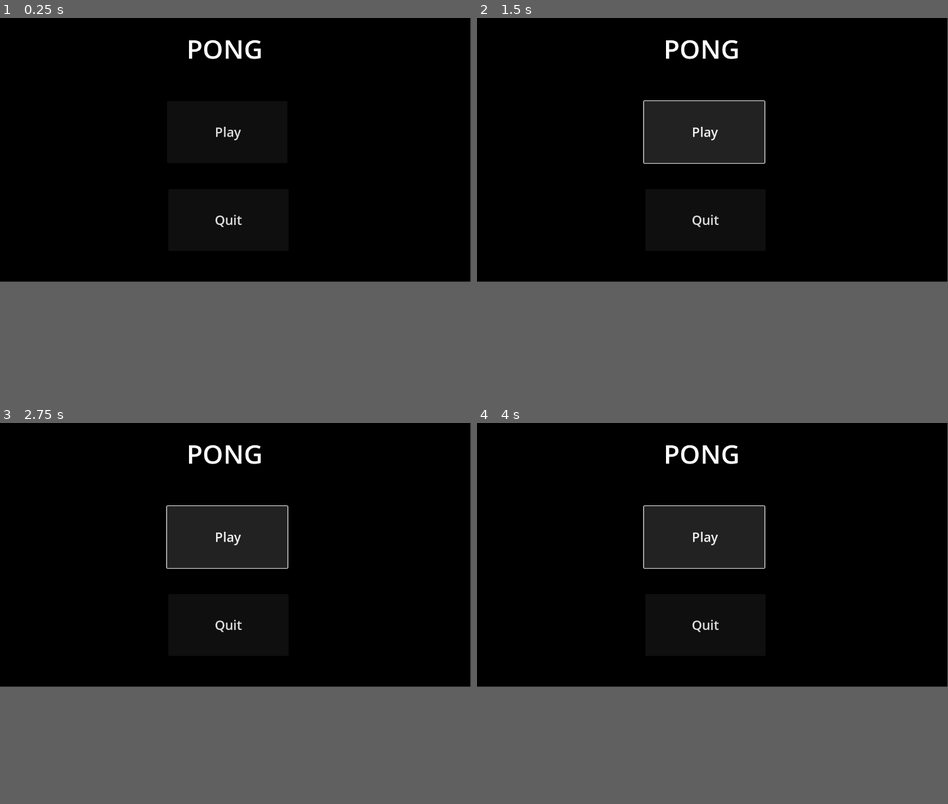
Above: before the commit, frames 1-4 (two rows, left to right).
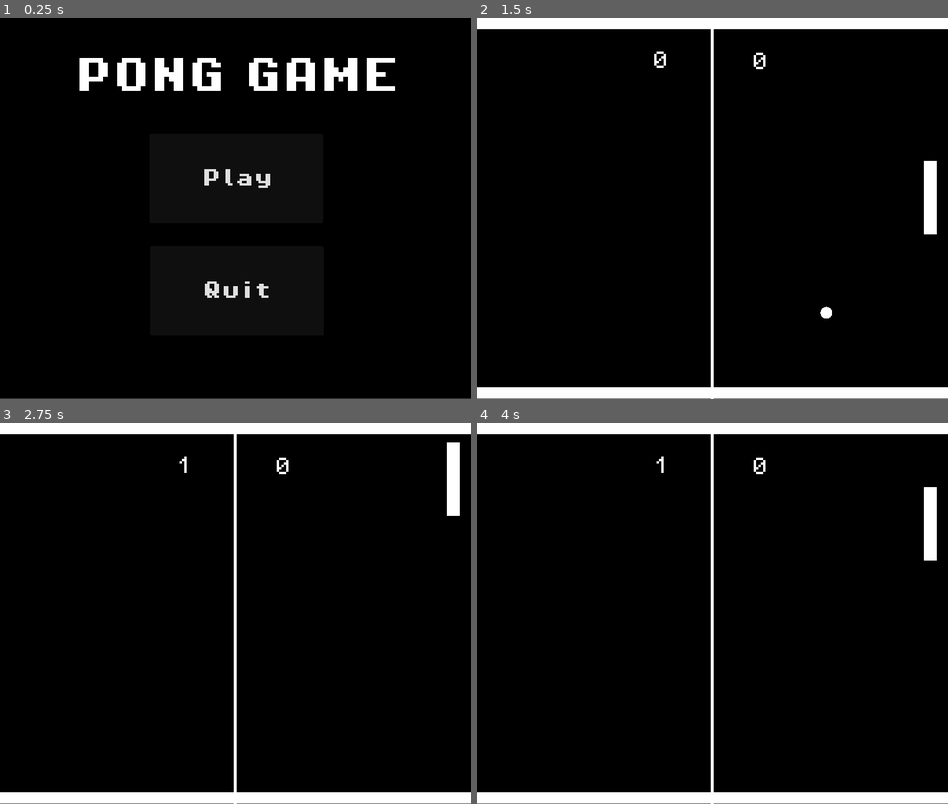
Above: after the commit, the same moments.

Repository: LuanNaves/PongGame
Game: Godot game, scene res://main.tscn
Same seed, same stepped clock (60 frames per second), same inputs: the game is played once before the commit and once after it.
Inputs (mouse positions are in pixels of both pictures, inside the frame that each line leads up to):
- Up to frame 1 (0.25 s): no input
- Up to frame 2 (1.5 s): click "Play" at 0.5 s; click (703, 132) at 1.25 s, where only the run before the commit has a clickable "Play"
- Up to frame 3 (2.75 s): hold Up (player1_up, bound only after the commit) from 2.03 s (still down)
- Up to frame 4 (4 s): release Up (player1_up, bound only after the commit) at 2.78 s; hold Down (player1_down, bound only after the commit) 2.78-3.53 s; hold Up (player1_up, bound only after the commit) from 3.53 s (still down)
In our replay, the window is 799x449 before the commit and 800x648 after it. These sizes can differ from the game's own. Grey fills any space a smaller window leaves; there, only what the larger window draws over its background counts as a difference.

The runs differ from the first frame. In frame 1, 4.1% of the frame differs, in the area x 0-100%, y 5-100%; in frame 2, 12%, in the area x 0-100%, y 0-100%; in frame 3, 12%; in frame 4, 12%.

Commit message:
Update

Diff:
--- a/main.tscn
+++ b/main.tscn
@@ -1,37 +1,49 @@
-[gd_scene load_steps=3 format=3 uid="uid://chixqbj8tw6yi"]
+[gd_scene load_steps=5 format=3 uid="uid://chixqbj8tw6yi"]
 
 [ext_resource type="PackedScene" uid="uid://cn8stup7tm812" path="res://scenes/background.tscn" id="1_v11ke"]
+[ext_resource type="Script" path="res://scripts/main.gd" id="1_vvy21"]
+[ext_resource type="FontFile" uid="uid://d3cj18pjub8ye" path="res://assets/fonts/PixelOperator8-Bold.ttf" id="2_u24lo"]
 
 [sub_resource type="ViewportTexture" id="ViewportTexture_x33yy"]
 
 [node name="Main" type="Node"]
+script = ExtResource("1_vvy21")
 
 [node name="Background" parent="." instance=ExtResource("1_v11ke")]
+metadata/_edit_lock_ = true
 
 [node name="Play" type="Button" parent="."]
-offset_left = 409.0
-offset_top = 204.0
-offset_right = 704.0
-offset_bottom = 356.0
+texture_filter = 1
+offset_left = 254.0
+offset_top = 197.0
+offset_right = 549.0
+offset_bottom = 349.0
+theme_override_fonts/font = ExtResource("2_u24lo")
 theme_override_font_sizes/font_size = 32
 text = "Play"
 icon = SubResource("ViewportTexture_x33yy")
 
 [node name="Quit" type="Button" parent="."]
-offset_left = 412.0
-offset_top = 420.0
-offset_right = 707.0
-offset_bottom = 572.0
+texture_filter = 1
+offset_left = 255.0
+offset_top = 388.0
+offset_right = 550.0
+offset_bottom = 540.0
+theme_override_fonts/font = ExtResource("2_u24lo")
 theme_override_font_sizes/font_size = 32
 text = "Quit"
 
 [node name="Label" type="Label" parent="."]
-offset_left = 421.0
-offset_top = 13.0
-offset_right = 680.0
-offset_bottom = 138.0
+offset_left = 127.0
+offset_top = 38.0
+offset_right = 679.0
+offset_bottom = 163.0
+theme_override_fonts/font = ExtResource("2_u24lo")
 theme_override_font_sizes/font_size = 64
-text = "PONG
+text = "PONG GAME
 "
 horizontal_alignment = 1
 vertical_alignment = 1
+
+[connection signal="pressed" from="Play" to="." method="_on_play_pressed"]
+[connection signal="pressed" from="Quit" to="." method="_on_quit_pressed"]
--- a/project.godot
+++ b/project.godot
@@ -15,6 +15,37 @@
 config/features=PackedStringArray("4.2", "Mobile")
 config/icon="res://icon.svg"
 
+[autoload]
+
+Game="*res://scripts/global/game.gd"
+
+[display]
+
+window/size/viewport_width=800
+
+[input]
+
+player1_up={
+"deadzone": 0.5,
+"events": [Object(InputEventKey,"resource_local_to_scene":false,"resource_name":"","device":-1,"window_id":0,"alt_pressed":false,"shift_pressed":false,"ctrl_pressed":false,"meta_pressed":false,"pressed":false,"keycode":0,"physical_keycode":4194320,"key_label":0,"unicode":0,"echo":false,"script":null)
+]
+}
+player1_down={
+"deadzone": 0.5,
+"events": [Object(InputEventKey,"resource_local_to_scene":false,"resource_name":"","device":-1,"window_id":0,"alt_pressed":false,"shift_pressed":false,"ctrl_pressed":false,"meta_pressed":false,"pressed":false,"keycode":0,"physical_keycode":4194322,"key_label":0,"unicode":0,"echo":false,"script":null)
+]
+}
+player2_up={
+"deadzone": 0.5,
+"events": [Object(InputEventKey,"resource_local_to_scene":false,"resource_name":"","device":-1,"window_id":0,"alt_pressed":false,"shift_pressed":false,"ctrl_pressed":false,"meta_pressed":false,"pressed":false,"keycode":0,"physical_keycode":87,"key_label":0,"unicode":119,"echo":false,"script":null)
+]
+}
+player2_down={
+"deadzone": 0.5,
+"events": [Object(InputEventKey,"resource_local_to_scene":false,"resource_name":"","device":-1,"window_id":0,"alt_pressed":false,"shift_pressed":false,"ctrl_pressed":false,"meta_pressed":false,"pressed":false,"keycode":0,"physical_keycode":83,"key_label":0,"unicode":115,"echo":false,"script":null)
+]
+}
+
 [rendering]
 
 renderer/rendering_method="mobile"
--- a/scenes/background.tscn
+++ b/scenes/background.tscn
@@ -4,6 +4,6 @@
 bg_color = Color(0, 0, 0, 1)
 
 [node name="Background" type="Panel"]
-offset_right = 1152.0
+offset_right = 800.0
 offset_bottom = 647.0
 theme_override_styles/panel = SubResource("StyleBoxFlat_3321v")
--- /dev/null
+++ b/scenes/ball.tscn
@@ -0,0 +1,17 @@
+[gd_scene load_steps=4 format=3 uid="uid://bueweosy3541l"]
+
+[ext_resource type="Texture2D" uid="uid://dxrkktjeh4y5c" path="res://assets/sprites/ball.png" id="1_pfslo"]
+[ext_resource type="Script" path="res://scripts/ball.gd" id="1_pvxhh"]
+
+[sub_resource type="CircleShape2D" id="CircleShape2D_26fag"]
+
+[node name="Ball" type="CharacterBody2D"]
+script = ExtResource("1_pvxhh")
+
+[node name="Sprite2D" type="Sprite2D" parent="."]
+position = Vector2(-2.5034e-06, -2.563e-06)
+scale = Vector2(0.0390625, 0.0390625)
+texture = ExtResource("1_pfslo")
+
+[node name="CollisionShape2D" type="CollisionShape2D" parent="."]
+shape = SubResource("CircleShape2D_26fag")
--- a/scenes/game.tscn
+++ b/scenes/game.tscn
@@ -1,7 +1,35 @@
-[gd_scene load_steps=2 format=3 uid="uid://bu8bj6olc82w1"]
+[gd_scene load_steps=7 format=3 uid="uid://bu8bj6olc82w1"]
 
 [ext_resource type="PackedScene" uid="uid://cn8stup7tm812" path="res://scenes/background.tscn" id="1_rlp3e"]
+[ext_resource type="PackedScene" uid="uid://bv2eyxjhivvip" path="res://scenes/player.tscn" id="2_ktenp"]
+[ext_resource type="PackedScene" uid="uid://myg0teikumsd" path="res://scenes/walls.tscn" id="3_r4qtw"]
+[ext_resource type="PackedScene" uid="uid://bueweosy3541l" path="res://scenes/ball.tscn" id="4_leemd"]
+[ext_resource type="PackedScene" uid="uid://5kym87ec46pq" path="res://scenes/score.tscn" id="5_mwq7j"]
+
+[sub_resource type="StyleBoxLine" id="StyleBoxLine_nsfhs"]
+color = Color(1, 1, 1, 1)
+thickness = 5
+vertical = true
 
 [node name="Game" type="Node"]
 
 [node name="Background" parent="." instance=ExtResource("1_rlp3e")]
+metadata/_edit_lock_ = true
+
+[node name="VSeparator" type="VSeparator" parent="Background"]
+layout_mode = 1
+anchors_preset = -1
+offset_top = 1.0
+offset_right = 800.0
+offset_bottom = 647.0
+theme_override_styles/separator = SubResource("StyleBoxLine_nsfhs")
+
+[node name="Walls" parent="." instance=ExtResource("3_r4qtw")]
+
+[node name="Ball" parent="." instance=ExtResource("4_leemd")]
+position = Vector2(399, 307)
+
+[node name="Player1" parent="." instance=ExtResource("2_ktenp")]
+position = Vector2(759, 243)
+
+[node name="Score" parent="." instance=ExtResource("5_mwq7j")]
--- /dev/null
+++ b/scenes/player.tscn
@@ -0,0 +1,21 @@
+[gd_scene load_steps=4 format=3 uid="uid://bv2eyxjhivvip"]
+
+[ext_resource type="Script" path="res://scripts/player.gd" id="1_5nxke"]
+
+[sub_resource type="CanvasTexture" id="CanvasTexture_cy5e4"]
+
+[sub_resource type="RectangleShape2D" id="RectangleShape2D_8crfl"]
+size = Vector2(22, 125)
+
+[node name="Player" type="CharacterBody2D"]
+motion_mode = 1
+script = ExtResource("1_5nxke")
+
+[node name="Sprite2D" type="Sprite2D" parent="."]
+position = Vector2(11, 62.5)
+scale = Vector2(22, 125)
+texture = SubResource("CanvasTexture_cy5e4")
+
+[node name="CollisionShape2D" type="CollisionShape2D" parent="."]
+position = Vector2(11, 62.5)
+shape = SubResource("RectangleShape2D_8crfl")
--- /dev/null
+++ b/scenes/score.tscn
@@ -0,0 +1,49 @@
+[gd_scene load_steps=4 format=3 uid="uid://5kym87ec46pq"]
+
+[ext_resource type="Script" path="res://scripts/score.gd" id="1_gkda5"]
+[ext_resource type="FontFile" uid="uid://chsorht6bnga4" path="res://assets/fonts/PixelOperator8.ttf" id="2_a80k6"]
+
+[sub_resource type="RectangleShape2D" id="RectangleShape2D_n0tdv"]
+size = Vector2(19, 648.25)
+
+[node name="Score" type="Node"]
+script = ExtResource("1_gkda5")
+
+[node name="Player1 Score" type="Area2D" parent="."]
+
+[node name="CollisionShape2D" type="CollisionShape2D" parent="Player1 Score"]
+position = Vector2(-11.5, 324.125)
+shape = SubResource("RectangleShape2D_n0tdv")
+
+[node name="Label" type="Label" parent="Player1 Score"]
+texture_filter = 1
+offset_left = 433.0
+offset_top = 46.0
+offset_right = 527.0
+offset_bottom = 104.0
+theme_override_fonts/font = ExtResource("2_a80k6")
+theme_override_font_sizes/font_size = 32
+text = "0"
+horizontal_alignment = 1
+vertical_alignment = 1
+
+[node name="Player2 Score" type="Area2D" parent="."]
+
+[node name="CollisionShape2D" type="CollisionShape2D" parent="Player2 Score"]
+position = Vector2(812, 325)
+shape = SubResource("RectangleShape2D_n0tdv")
+
+[node name="Label" type="Label" parent="Player2 Score"]
+texture_filter = 1
+offset_left = 266.0
+offset_top = 42.0
+offset_right = 357.0
+offset_bottom = 104.0
+theme_override_fonts/font = ExtResource("2_a80k6")
+theme_override_font_sizes/font_size = 32
+text = "0"
+horizontal_alignment = 1
+vertical_alignment = 1
+
+[connection signal="body_entered" from="Player1 Score" to="." method="_on_player_1_score_body_entered"]
+[connection signal="body_entered" from="Player2 Score" to="." method="_on_player_2_score_body_entered"]
--- /dev/null
+++ b/scenes/walls.tscn
@@ -0,0 +1,29 @@
+[gd_scene load_steps=4 format=3 uid="uid://myg0teikumsd"]
+
+[sub_resource type="PhysicsMaterial" id="PhysicsMaterial_45pdd"]
+
+[sub_resource type="CanvasTexture" id="CanvasTexture_wd70h"]
+
+[sub_resource type="RectangleShape2D" id="RectangleShape2D_pqdll"]
+size = Vector2(800, 19)
+
+[node name="Walls" type="StaticBody2D"]
+physics_material_override = SubResource("PhysicsMaterial_45pdd")
+
+[node name="TopWall" type="Sprite2D" parent="."]
+position = Vector2(400, 9.5)
+scale = Vector2(800, 19)
+texture = SubResource("CanvasTexture_wd70h")
+
+[node name="TopWallCollision" type="CollisionShape2D" parent="."]
+position = Vector2(400, 9.5)
+shape = SubResource("RectangleShape2D_pqdll")
+
+[node name="BottomWall" type="Sprite2D" parent="."]
+position = Vector2(400, 638)
+scale = Vector2(800, 19)
+texture = SubResource("CanvasTexture_wd70h")
+
+[node name="BottomWallCollision" type="CollisionShape2D" parent="."]
+position = Vector2(400, 638)
+shape = SubResource("RectangleShape2D_pqdll")
--- /dev/null
+++ b/scripts/ball.gd
@@ -0,0 +1,13 @@
+extends CharacterBody2D
+
+
+var SPEED = 300.0
+
+func _ready():
+	velocity = Vector2(200, 200).normalized() * SPEED
+
+func _physics_process(delta):
+	var collision = move_and_collide(velocity * delta)
+	if collision:
+		velocity = velocity.bounce(collision.get_normal())
+		SPEED += 1
--- /dev/null
+++ b/scripts/global/game.gd
@@ -0,0 +1,4 @@
+extends Node
+
+var player1_score = 0
+var player2_score = 0
--- /dev/null
+++ b/scripts/main.gd
@@ -0,0 +1,8 @@
+extends Node
+
+
+func _on_play_pressed():
+	get_tree().change_scene_to_file("res://scenes/game.tscn")
+
+func _on_quit_pressed():
+	get_tree().quit()
--- /dev/null
+++ b/scripts/player.gd
@@ -0,0 +1,13 @@
+extends CharacterBody2D
+
+const SPEED = 300.0
+
+func _physics_process(delta):
+	# Get the input direction and handle the movement/deceleration.
+	var direction = Input.get_axis("player1_up", "player1_down")
+	if direction:
+		velocity.y = direction * SPEED
+	else:
+		velocity.y = move_toward(velocity.x, 0, SPEED)
+
+	move_and_slide()
--- /dev/null
+++ b/scripts/score.gd
@@ -0,0 +1,14 @@
+extends Node
+
+@onready var p1_label = $"Player1 Score/Label"
+@onready var p2_label = $"Player2 Score/Label"
+var P1_SCORE = Game.player1_score
+var P2_SCORE = Game.player2_score
+
+func _on_player_1_score_body_entered(body):
+	P1_SCORE += 1
+	p1_label.text = str(P1_SCORE)
+
+func _on_player_2_score_body_entered(body):
+	P2_SCORE += 1
+	p2_label.text = str(P2_SCORE)
Binary file added: assets/fonts/PixelOperator8-Bold.ttf
Binary file added: assets/fonts/PixelOperator8.ttf
Binary file added: assets/sprites/ball.png
Not shown, added: assets/sprites/ball.png.import
